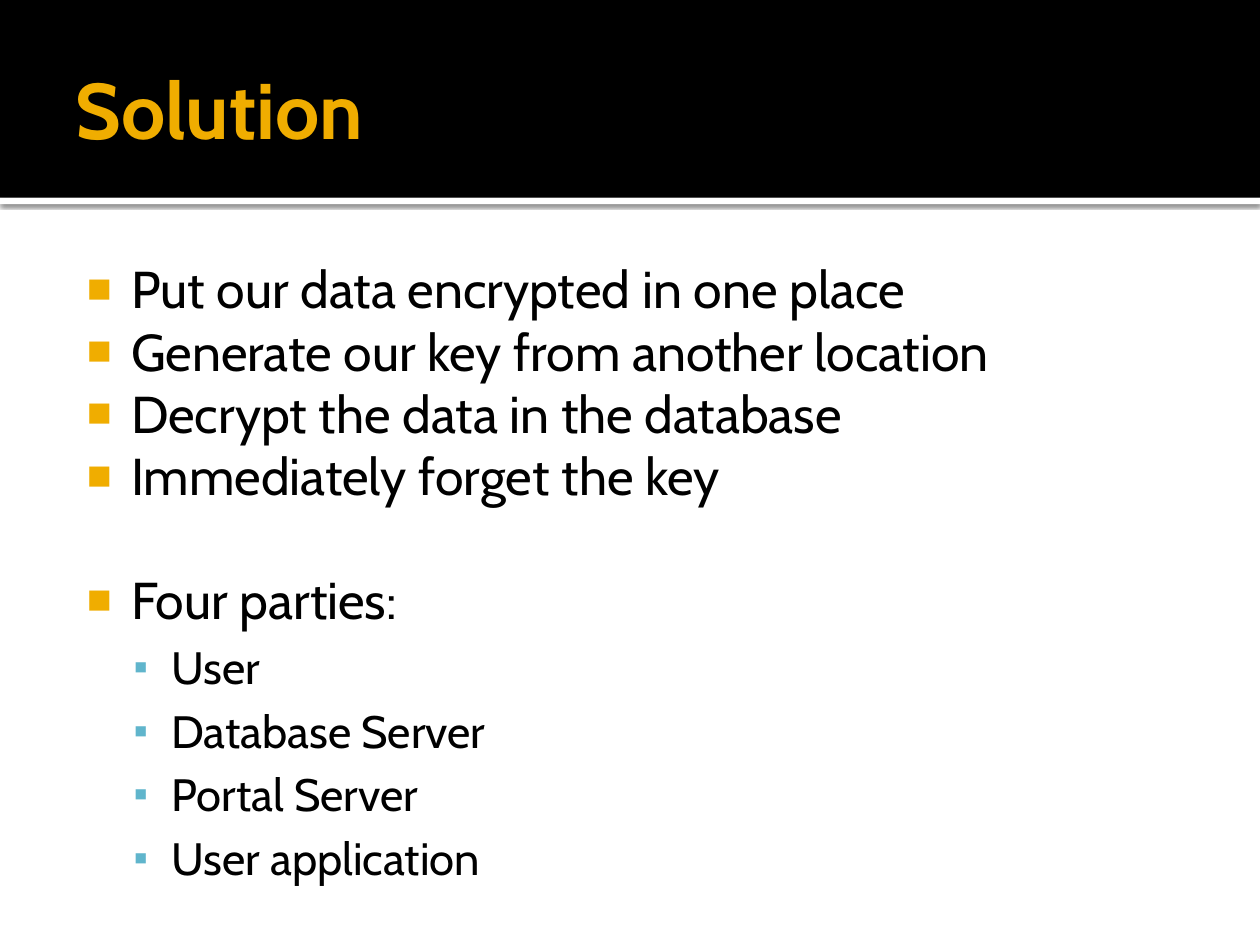
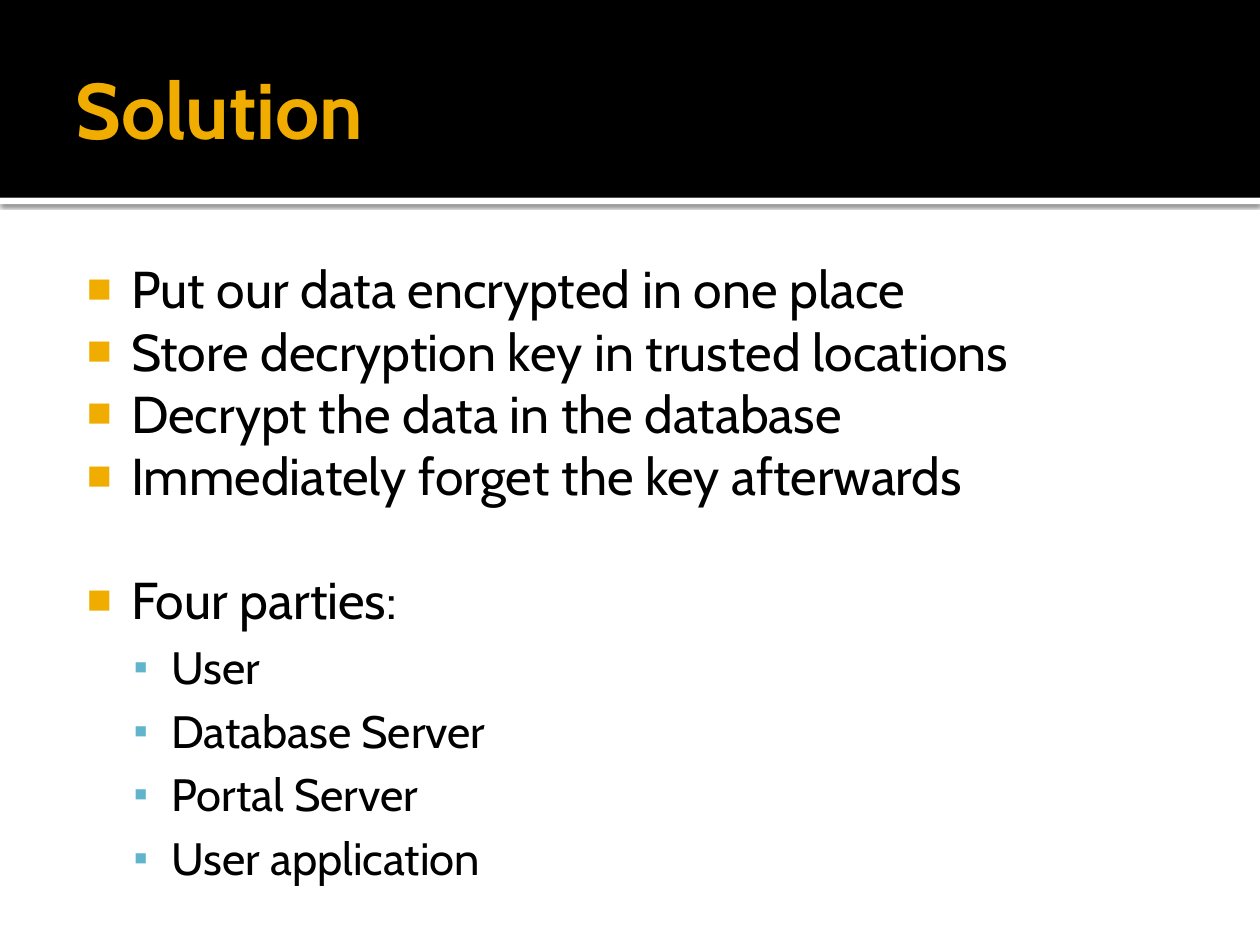
Before and after one commit to jrobe/cs5490, a slide deck: slide 4 of presentation/Third Party Encrypted Storage.pptx (slide 3 before the commit). Drawn at 1260x945 pixels with LibreOffice and Linux fonts; fonts in the diff are those of the drawing. Boxes give left, top, right and bottom in pixels: in the first picture for what was removed or moved away, otherwise in the second. Text is boxed around its words. In the diff, an @@ line names an element or a change of style, - is before the commit and + after.

```diff
--- a/presentation/Third Party Encrypted Storage.pptx
+++ b/presentation/Third Party Encrypted Storage.pptx
@@ text at bbox=[131, 332, 1009, 382]: text changed @@
-■ Generate our key from another location
+■ Store decryption key in trusted locations
@@ text at bbox=[131, 456, 962, 506]: text changed @@
-■ Immediately forget the key
+■ Immediately forget the key afterwards
```
Also in this commit, not shown: 7 other slides changed, 4 slides added, 1 other file.
